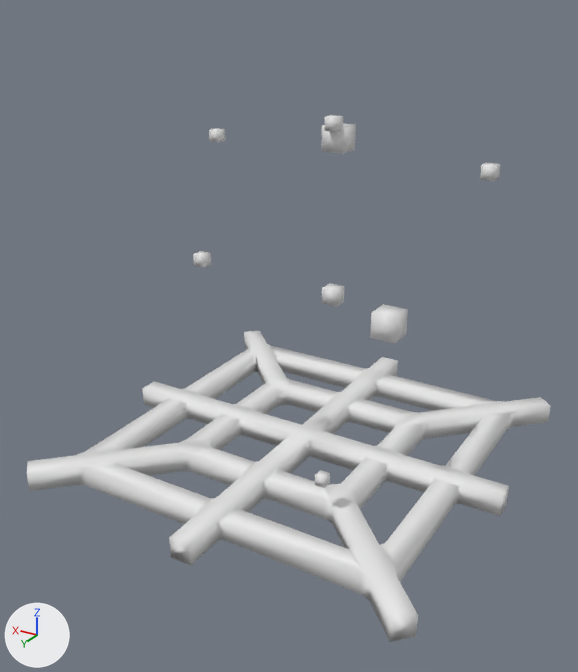
An edit to the FBX model Reference/Resources/Mesh/Animation/Effect/E_SP_Kumonosu_Denki.fbx, drawn before and after from the same camera.
Both versions are drawn from a camera (50 mm lens) standing at (-0.0213, 0.0375, 0.0265) and looking at (0.0003, 0.0016, 0.0085). The axes (+X, +Y, +Z) are drawn at lower left. The lights are the same throughout. Materials are left out; every surface is plain grey. Where no turn or scale is listed for an object, it has been applied to the vertices.

Script lines for the objects in view, before the commit:
```python
me_core6 = bpy.data.meshes.new('core6')
me_core6.from_pydata(...)  # a box spanning x -0.0004..0.0004, y -0.0004..0.0004, z -0.0004..0.0004
me_core6.materials.append(mat_lambert1)
me_core6_1 = bpy.data.meshes.new('core6 1')
me_core6_1.from_pydata(...)  # a box spanning x -0.00075..0.00075, y -0.00075..0.00075, z -0.00075..0.00075
me_core6_1.materials.append(mat_lambert1)
me_model = bpy.data.meshes.new('model')
me_model.from_pydata(...)  # 286 vertices, 616 faces; spans x -0.0125..0.0125, y -0.0125..0.0125, z 0.0003..0.0016
me_model.materials.append(mat_lambert1)
ob_core6 = bpy.data.objects.new('core6', me_core6)
ob_core6.location = (0.00131, -0.00531, 0.01935)
ob_core6_1 = bpy.data.objects.new('core6 1', me_core6_1)
ob_core6_1.location = (-0.00488, -0.00064, 0.00957)
ob_model = bpy.data.objects.new('model', me_model)
ob_model.location = (0.0, 0.0, 0.0)
ob_up1 = bpy.data.objects.new('up1', None)
ob_up1.parent = ob_sphere
ob_up1.location = (0.593, 0.901, 0.0)
ob_up1.scale = (0.813, 0.813, 0.813)
ob_up3 = bpy.data.objects.new('up3', None)
ob_up3.parent = ob_sphere
ob_up3.location = (-0.438, 0.3, -0.515)
ob_up4 = bpy.data.objects.new('up4', None)
ob_up4.parent = ob_sphere
ob_up4.location = (0.387, 0.328, -0.458)
ob_up4.scale = (0.834, 0.834, 0.834)
ob_up5 = bpy.data.objects.new('up5', None)
ob_up5.parent = ob_sphere
ob_up5.location = (-0.839, 0.758, 0.499)
ob_up5.scale = (0.984, 0.984, 0.984)
ob_up8 = bpy.data.objects.new('up8', None)
ob_up8.parent = ob_sphere
ob_up8.location = (0.144, 0.838, 0.62)
ob_up9 = bpy.data.objects.new('up9', None)
ob_up9.parent = ob_sphere
ob_up9.location = (-0.47, -0.66, -0.65)
ob_up9.scale = (0.388, 0.388, 0.388)
```
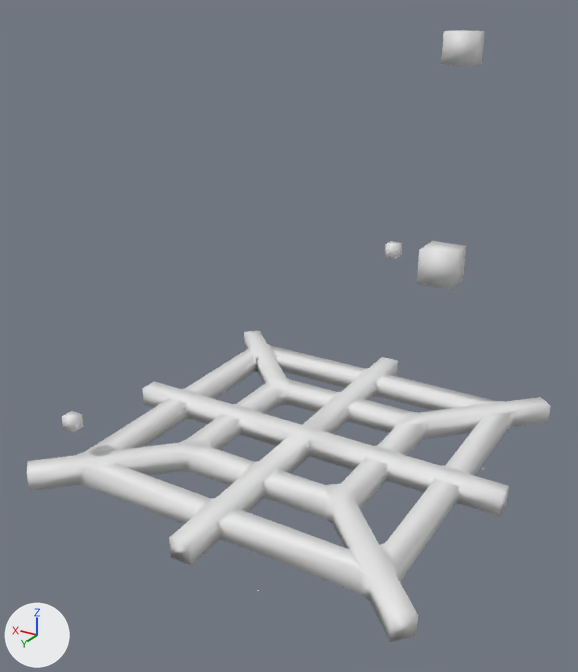
Not drawn themselves, but carrying or shaping drawn objects: ob_up5, ob_up3, ob_up9, ob_up4, ob_up1, ob_up8.

Changed parts and their boxes (x1, y1, x2, y2) in the pictures (578 x 672 px):
'core6 1', moved
    before: (370, 304, 408, 343)
    after: (441, 30, 485, 66)
'core6 3', moved, rescaled (212% wider, 163% taller)
    before: (315, 470, 330, 488)
    after: (417, 241, 466, 290)
'core6 2', moved, rescaled (not visible afterwards)
    before: (321, 123, 356, 154)
'core8', moved, rescaled (16% wider, 22% taller)
    before: (193, 251, 211, 268)
    after: (62, 411, 83, 432)
'core6', moved
    before: (324, 115, 343, 132)
    after: (385, 241, 402, 258)
'core7', moved, rescaled (not visible afterwards)
    before: (322, 283, 345, 307)
'core9', moved, rescaled (not visible afterwards)
    before: (480, 163, 500, 181)
'core', moved, rescaled (not visible afterwards)
    before: (209, 128, 225, 142)

What the commit changed:
Object 'core6' (ob_core6) moves from (0.00131, -0.00531, 0.01935) to (-0.00184, -0.00776, 0.01147).
Object 'up1' (ob_up1) moves from (0.593, 0.901, 0.0) to (0.377, -1.0, 0.0).
Object 'up1' (ob_up1) is rescaled from (0.813, 0.813, 0.813) to (0.1, 0.1, 0.1).
Object 'up9' (ob_up9) moves from (-0.47, -0.66, -0.65) to (-1.07, 0.637, -0.792).
Object 'up9' (ob_up9) is rescaled from (0.388, 0.388, 0.388) to (0.95, 0.95, 0.95).
Object 'up4' (ob_up4) is rescaled from (0.834, 0.834, 0.834) to (1.0, 1.0, 1.0).
Object 'up4' (ob_up4) moves from (0.387, 0.328, -0.458) to (1.0, -0.609, -0.936).
Object 'up5' (ob_up5) moves from (-0.839, 0.758, 0.499) to (-0.922, -1.2, 0.717).
Object 'up5' (ob_up5) is rescaled from (0.984, 0.984, 0.984) to (0.1, 0.1, 0.1).
Object 'up3' (ob_up3) moves from (-0.438, 0.3, -0.515) to (-0.298, -1.2, -1.004).
Object 'up3' (ob_up3) is rescaled from (1.0, 1.0, 1.0) to (0.1, 0.1, 0.1).
Object 'core6 1' (ob_core6_1) moves from (-0.00488, -0.00064, 0.00957) to (-0.00742, -0.00188, 0.02398).
Object 'up8' (ob_up8) moves from (0.144, 0.838, 0.62) to (0.746, -0.759, 0.613).
Object 'up8' (ob_up8) is rescaled from (1.0, 1.0, 1.0) to (0.1, 0.1, 0.1).
